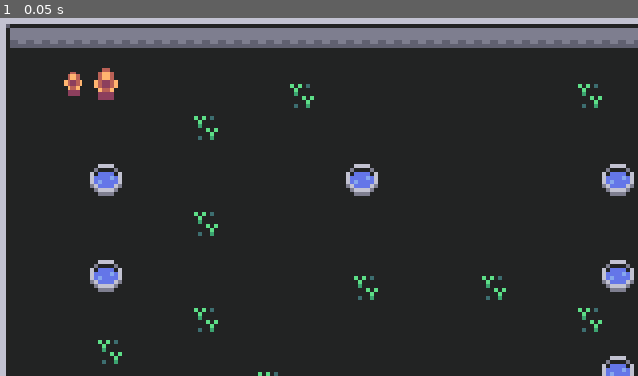
Above: before the commit, frame 1.
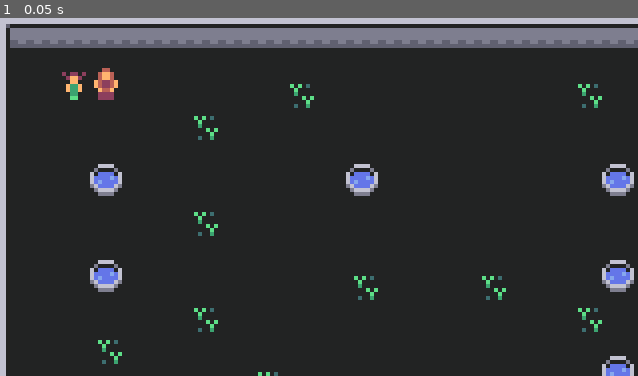
Above: after the commit, the same moment.

Repository: xphere/moonwitches
Game: Godot game, scene res://screens/Main.tscn
The game is run twice, just before and just after one commit, with the same random seed, the same clock (stepped at 60 frames per second) and the same inputs.
Inputs:
- Up to frame 1 (0.05 s): no input

The runs differ from the first frame. In frame 1, 0.2% of the frame differs, in the area x 9-14%, y 15-23%.

Commit message:
Ann has it's own personality now

Diff:
--- a/characters/pupil/Pupil.tscn
+++ b/characters/pupil/Pupil.tscn
@@ -7,4 +7,4 @@
 max_speed = 32.0
 
 [node name="Sprite" parent="." index="0"]
-scale = Vector2( 0.7, 0.7 )
+region_rect = Rect2( 63, 0, 8, 8 )
--- a/levels/woods/02 The Road.tscn
+++ b/levels/woods/02 The Road.tscn
@@ -160,7 +160,8 @@
 [node name="dialog #2" type="Node" parent="on load/action"]
 script = ExtResource( 15 )
 character = "Ann"
-dialogue = "Was that part of the ritual?"
+dialogue = "Was that part of the ritual?
+I don't remember you teaching me this."
 
 [node name="dialog #3" type="Node" parent="on load/action"]
 script = ExtResource( 15 )
@@ -176,7 +177,8 @@
 [node name="dialog #5" type="Node" parent="on load/action"]
 script = ExtResource( 15 )
 character = "Gyna"
-dialogue = "Just follow me, OK?"
+dialogue = "You still have so much to learn...
+Just follow me, OK?"
 
 [node name="on leaving road" type="Node" parent="."]
 script = ExtResource( 5 )
Binary file changed: assets/graphics/prototype.png
